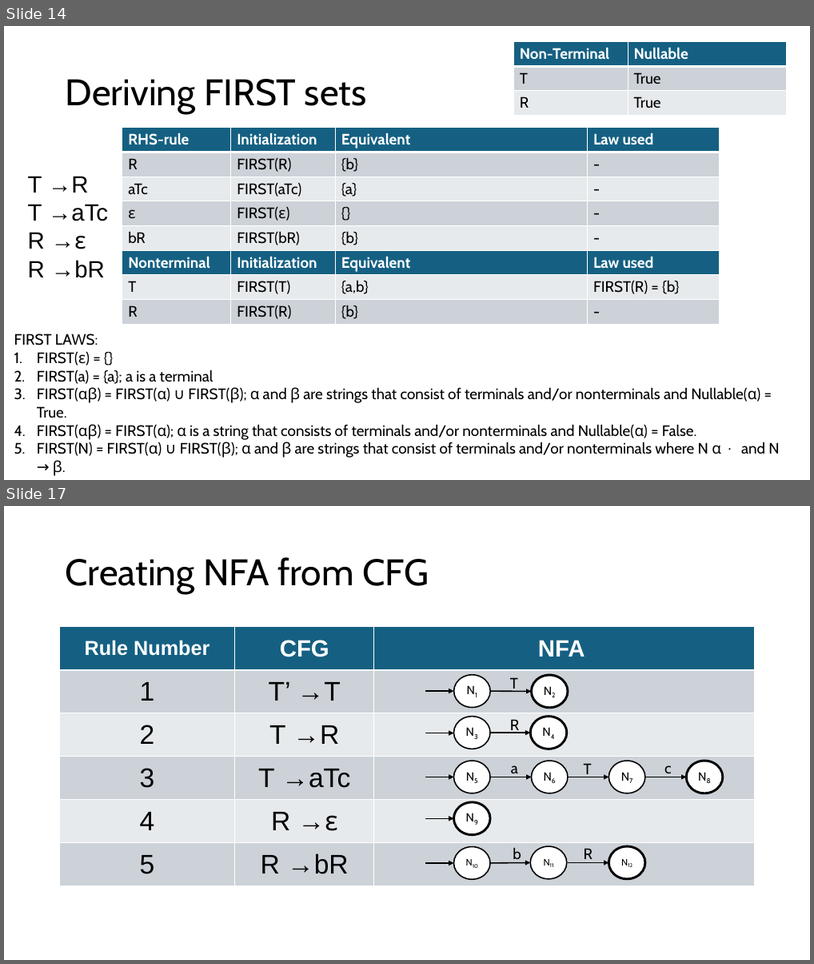
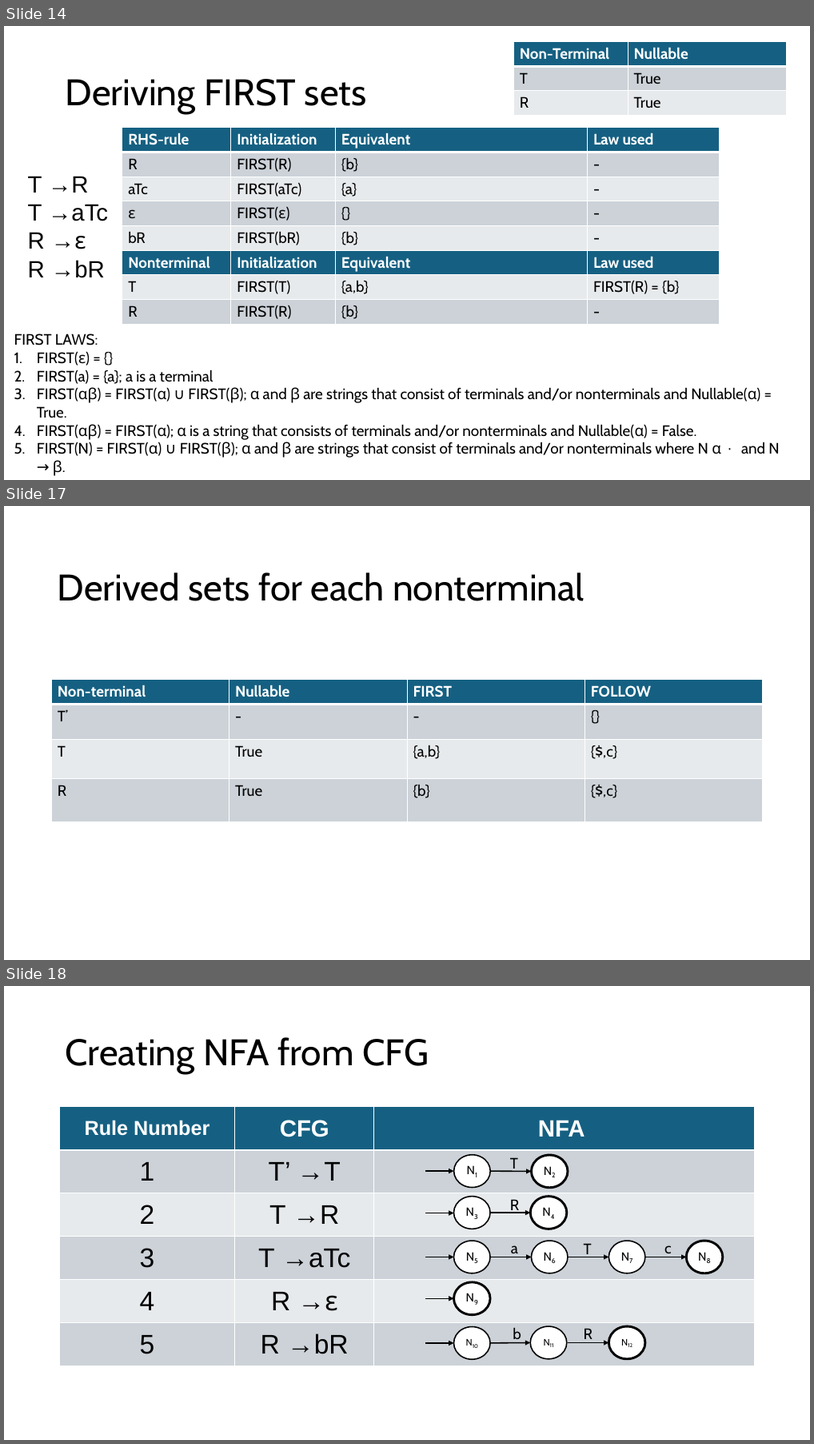
Before and after one commit to Danieldv-s/Research-Materials, a slide deck: Syntax-Analysis/Section2.13Expansion.pptx. Shown one above the other, each under a label of ours: slides 14 and 17 before the commit, slides 14, 17 and 18 after it; the slides between them are not shown. The pictures are 814x964 and 814x1444 pixels, drawn with LibreOffice and Linux fonts; fonts in the diff are those of the drawing. Boxes give left, top, right and bottom in pixels: in the first picture for what was removed or moved away, otherwise in the second. Text is boxed around its words. In the diff, an @@ line names an element or a change of style, - is before the commit and + after.

Commit message:
Finished Follow set

```diff
--- a/Syntax-Analysis/Section2.13Expansion.pptx
+++ b/Syntax-Analysis/Section2.13Expansion.pptx
@@ slide 17 added at (4, 506, 810, 960), background #FFFFFF @@
@@ title added at (58, 572, 585, 601), 44 pt, text #000000 @@
+Derived sets for each nonterminal
@@ table added at (51, 680, 762, 820), 4 rows, 4 columns @@
+Non-terminal | Nullable | FIRST | FOLLOW
+T’ | - | - | {}
+T | True | {a,b} | {$,c}
+R | True | {b} | {$,c}
@@ what was slide 17 is now slide 18 @@
```
Also in this commit, not shown: 2 slides changed.
